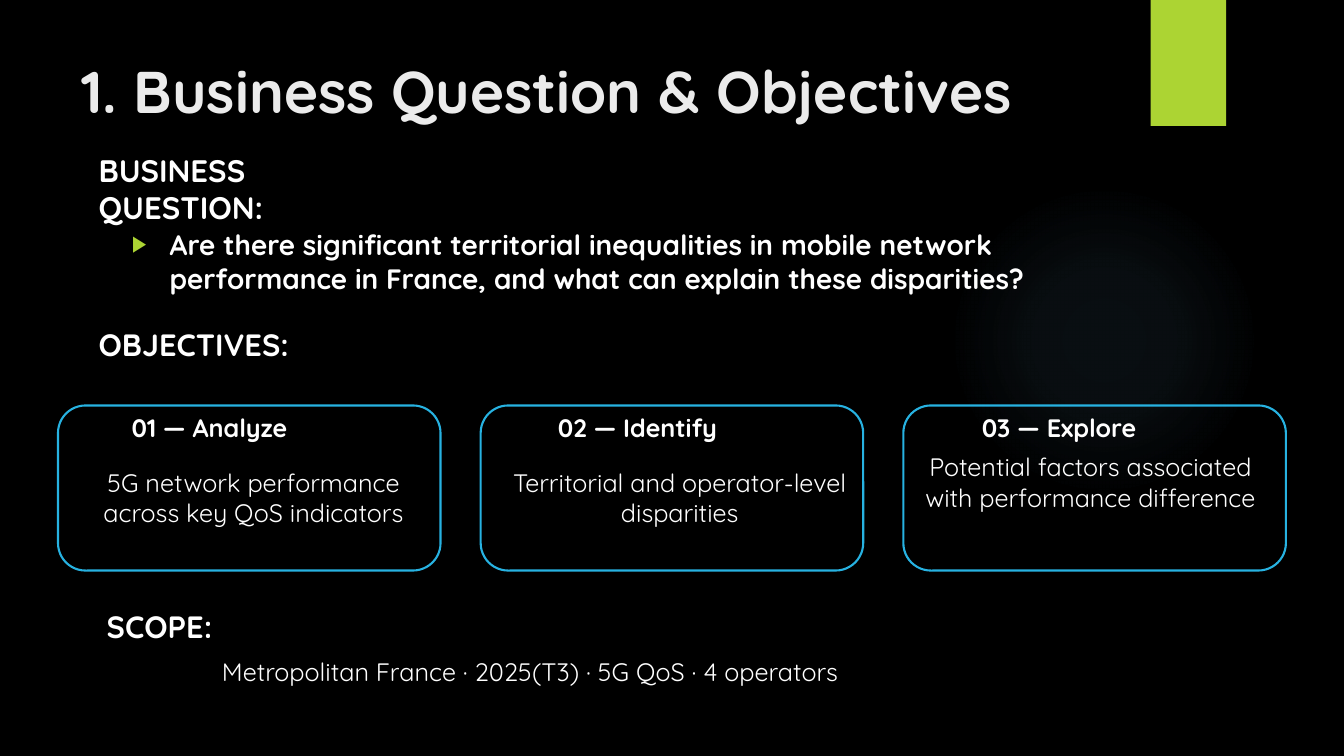
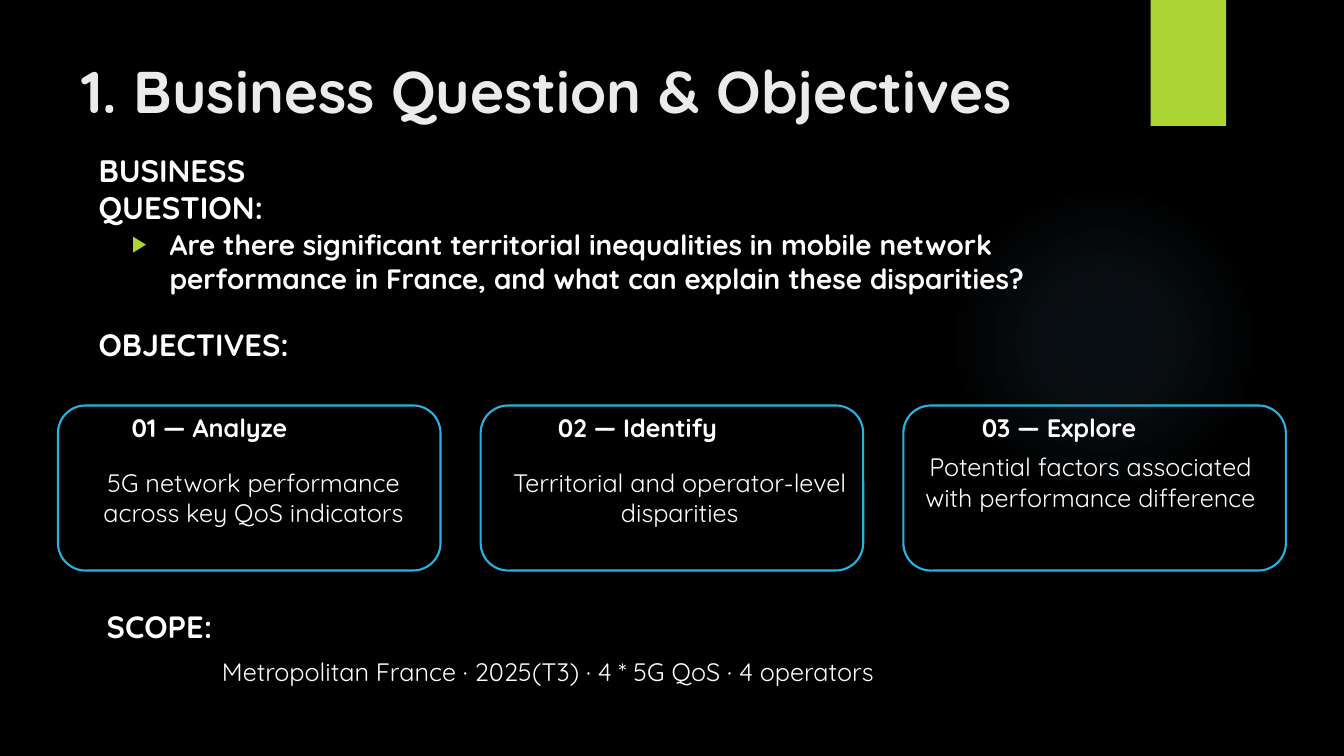
Before and after one commit to zidene306/RNCP-Project, a slide deck: slide 3 of RNCP_presentation_sept26.pptx. Drawn at 1344x756 pixels with LibreOffice and Linux fonts; fonts in the diff are those of the drawing; background and template pictures are left out. Boxes give left, top, right and bottom in pixels: in the first picture for what was removed or moved away, otherwise in the second. Text is boxed around its words. In the diff, an @@ line names an element or a change of style, - is before the commit and + after.

```diff
--- a/RNCP_presentation_sept26.pptx
+++ b/RNCP_presentation_sept26.pptx
@@ text at [222, 662, 874, 686]: text changed @@
-Metropolitan France · 2025(T3) · 5G QoS · 4 operators
+Metropolitan France · 2025(T3) · 4 * 5G QoS · 4 operators
```
Also in this commit, not shown: 13 other slides changed, 1 slide added, 13 other files.
